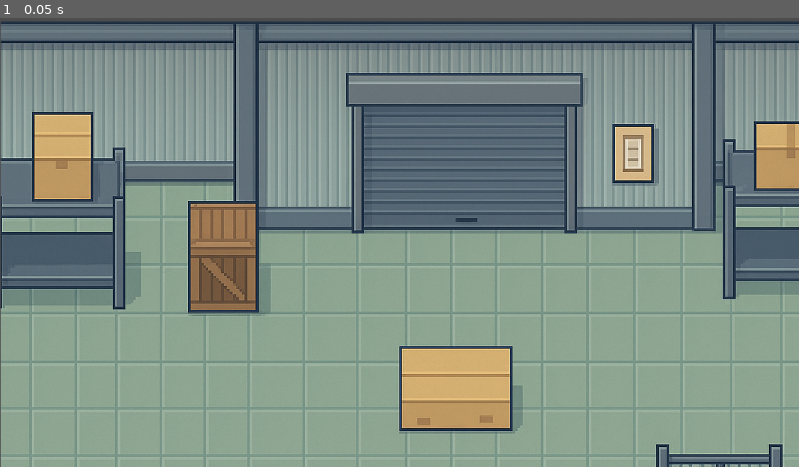
Above: before the commit, frame 1.
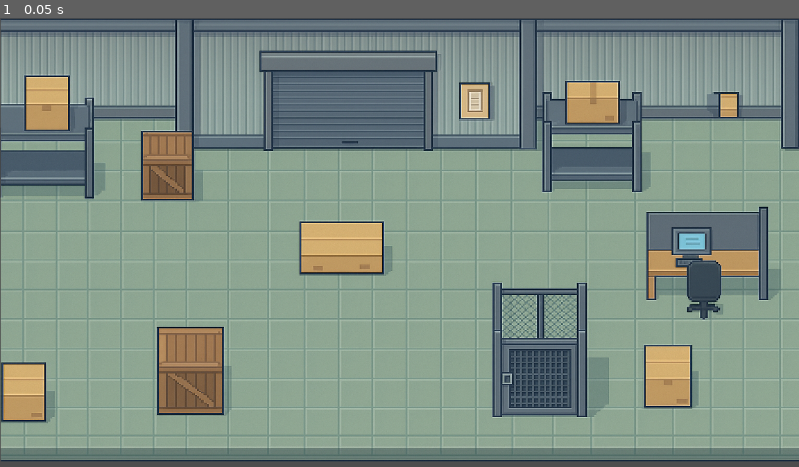
Above: after the commit, the same moment.

Repository: levi-tabosa/trabai_andrea
Game: Godot game, scene res://scenes/level_2.tscn
Same seed, same stepped clock (60 frames per second), same inputs: the game is played once before the commit and once after it. This scene is started directly instead of the project's main scene.
Inputs:
- Up to frame 1 (0.05 s): no input

The runs differ from the first frame. In frame 1, 54% of the frame differs, in the area x 0-100%, y 0-100%.

Commit message:
Update shed.tscn

Diff:
--- a/scenes/shed.tscn
+++ b/scenes/shed.tscn
@@ -5,5 +5,6 @@
 [node name="shed" type="Node2D"]
 
 [node name="Sprite2D" type="Sprite2D" parent="."]
-position = Vector2(766, 518)
+position = Vector2(574, 321.5)
+scale = Vector2(0.75, 0.624023)
 texture = ExtResource("1_422rr")
